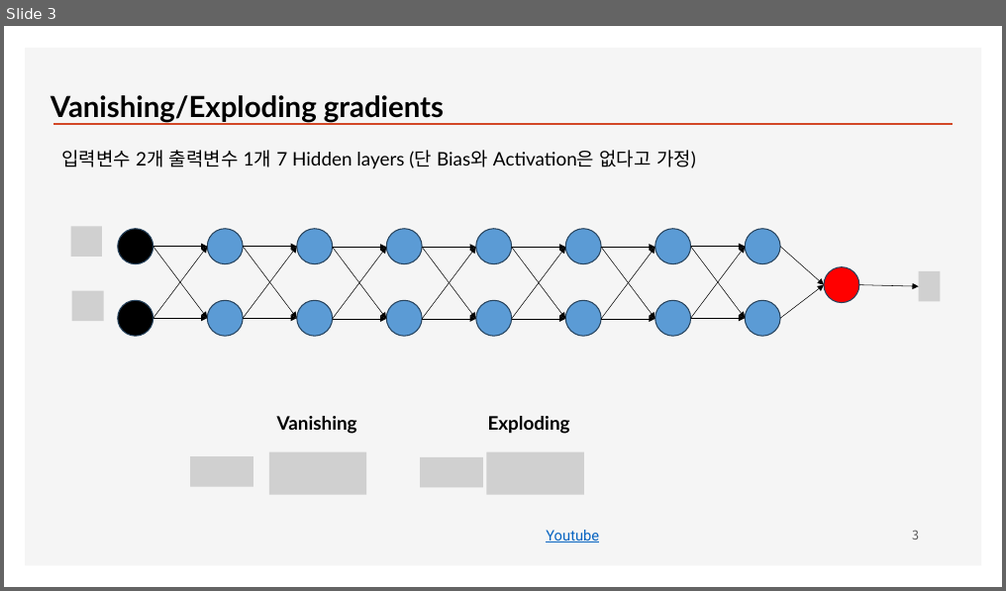
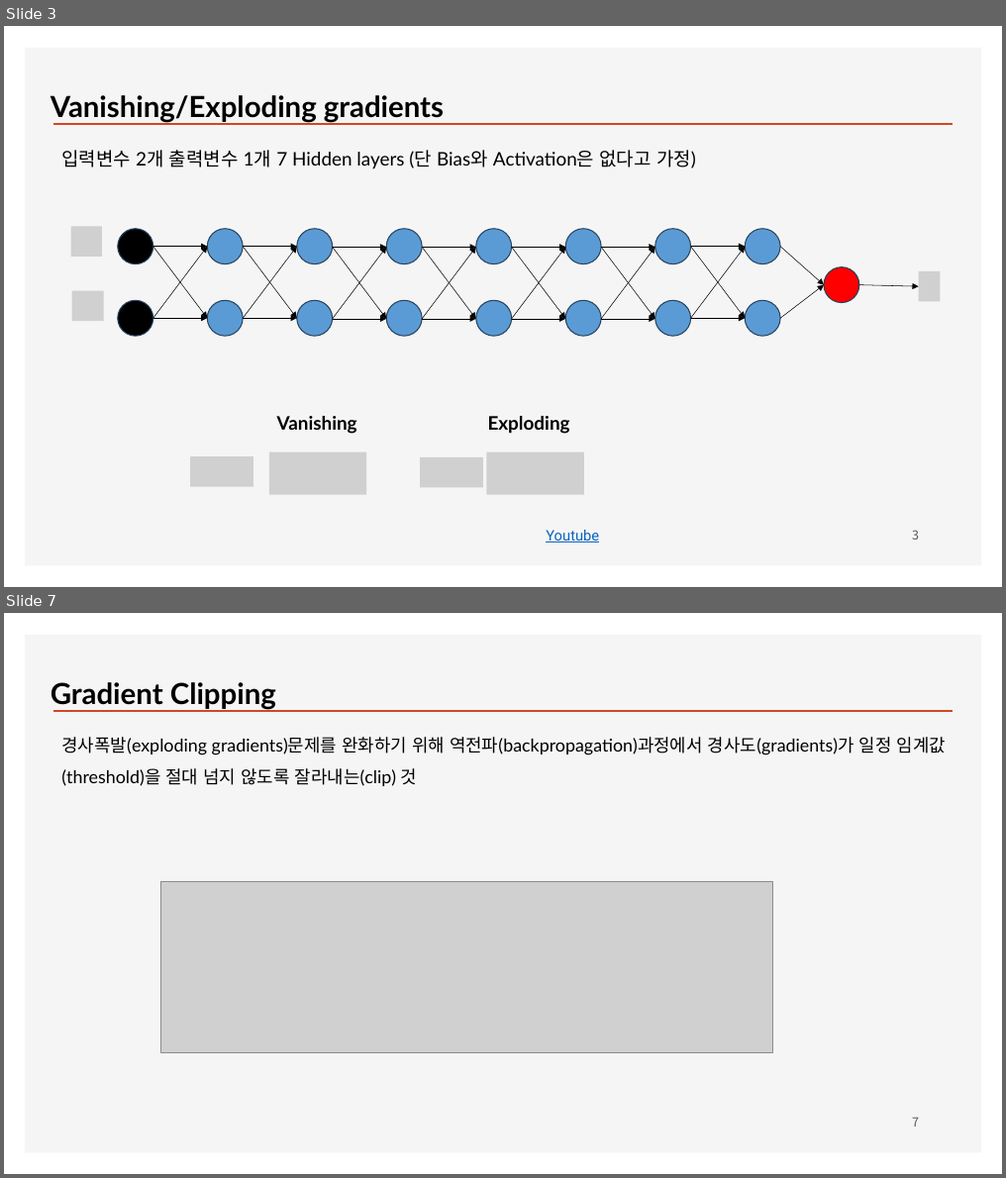
Before and after one commit to ancestor9/2026_Fall_Deep-Learning-with-Python, a slide deck: ML/Chapter11_Training Deep Neural Networks.pptx. Shown one above the other, each under a label of ours: slide 3 before the commit, slides 3 and 7 after it; the slides between them are not shown. The pictures are 1006x591 and 1006x1178 pixels, drawn with LibreOffice and Linux fonts; fonts in the diff are those of the drawing; grey boxes stand for pictures; background and template pictures are left out. Boxes give left, top, right and bottom in pixels: in the first picture for what was removed or moved away, otherwise in the second. Text is boxed around its words. In the diff, an @@ line names an element or a change of style, - is before the commit and + after.

```diff
--- a/ML/Chapter11_Training Deep Neural Networks.pptx
+++ b/ML/Chapter11_Training Deep Neural Networks.pptx
@@ slide 7 added at [4, 613, 1002, 1174], background #FFFFFF; not listed: 2 template elements that a slide beside it also shows @@
@@ text added at [51, 682, 276, 709], 28 pt, text #000000, bold @@
+Gradient Clipping
@@ text added at [61, 737, 945, 786], 17 pt, text #000000 @@
+경사폭발(exploding gradients)문제를 완화하기 위해 역전파(backpropagation)과정에서 경사도(gradients)가 일정 임계값(threshold)을 절대 넘지 않도록 잘라내는(clip) 것
@@ picture added at [160, 881, 773, 1053] @@
@@ page number added at [912, 1118, 919, 1127], 12 pt, text #595959 @@
+7
```
Also in this commit, not shown: 7 other slides added.
